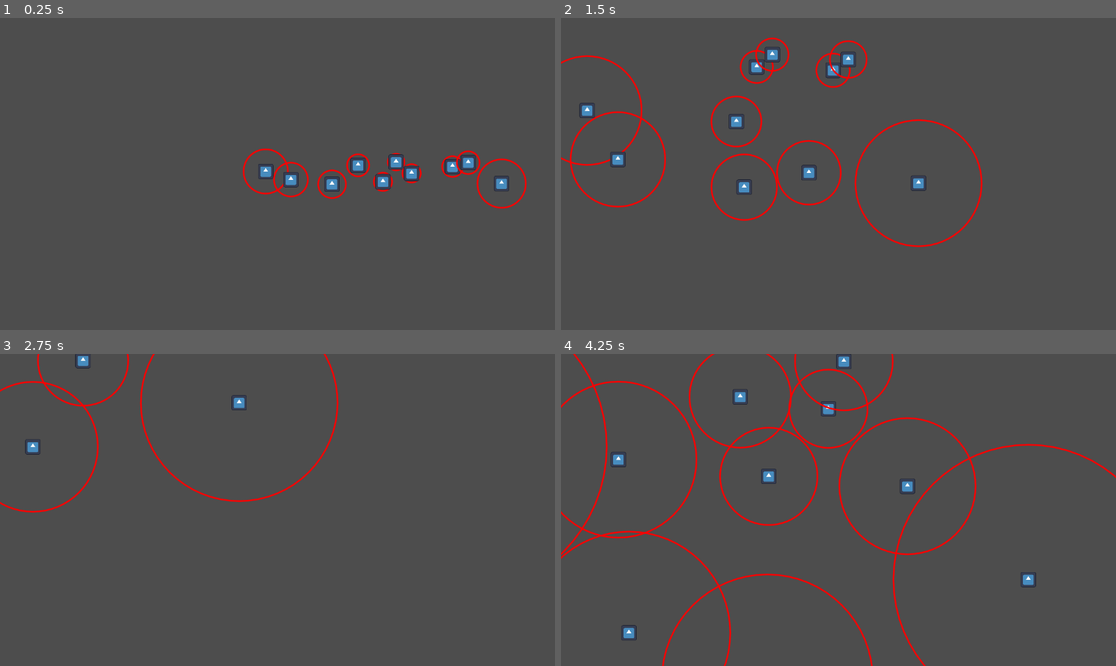
Above: before the commit, frames 1-4 (two rows, left to right).
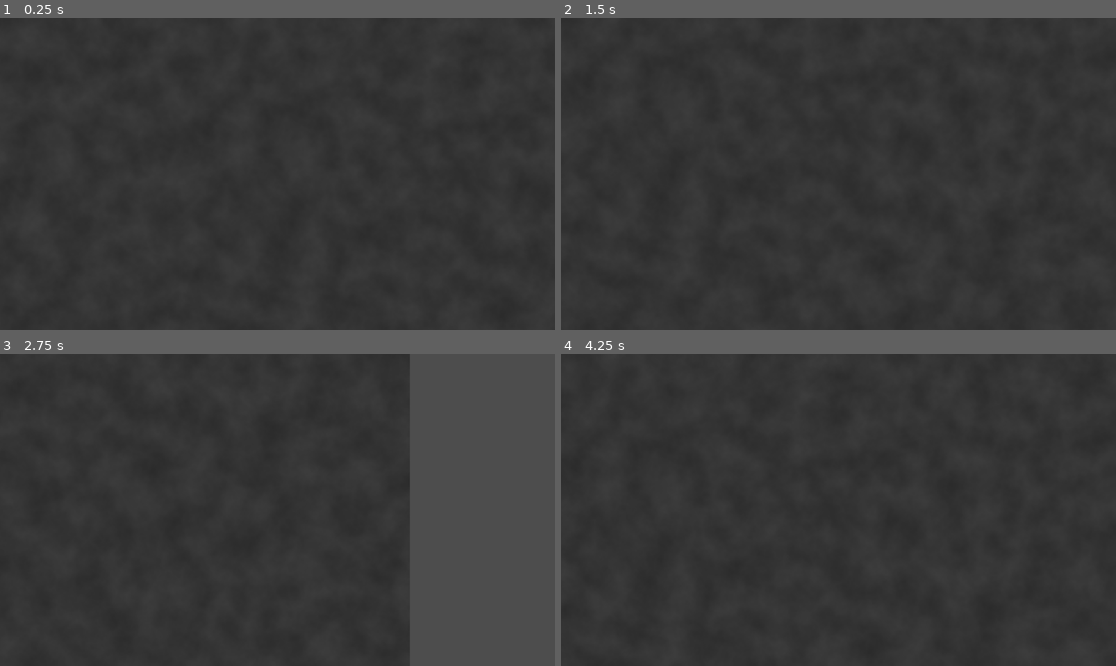
Above: after the commit, the same moments.

Repository: helmasur/conduit_rts
Game: Godot game, scene res://main.tscn
Same seed, same stepped clock (60 frames per second), same inputs: the game is played once before the commit and once after it. The engine's default icon, where the game draws it, is replaced by a stand-in: a white triangle on a blue panel in a dark square.
Inputs (mouse positions are in pixels of both pictures, inside the frame that each line leads up to):
- Up to frame 1 (0.25 s): no input
- Up to frame 2 (1.5 s): move the mouse to (960, 158) at 0.52 s; hold D (move_right) 0.53-1.28 s; click (960, 158) at 0.67 s; move the mouse to (727, 189) at 1.27 s; hold S (move_down) from 1.28 s (still down)
- Up to frame 3 (2.75 s): move the mouse to (333, 441) at 2.02 s; release S (move_down) at 2.03 s; hold D (move_right) from 2.03 s (still down)
- Up to frame 4 (4.25 s): move the mouse to (810, 572) at 2.77 s; release D (move_right) at 2.78 s; hold W (move_up) 2.78-3.53 s; click (810, 572) at 2.92 s; move the mouse to (1005, 556) at 3.52 s; hold A (move_left) from 3.53 s (still down)

The runs differ from the first frame. In frame 1, 58% of the frame differs, in the area x 0-100%, y 0-100%; in frame 2, 59%; in frame 3, 44%; in frame 4, 60%.

Commit message:
toroid wrap first step

Diff:
--- a/camera_2d.gd
+++ b/camera_2d.gd
@@ -48,6 +48,8 @@
 
 	# Flytta kameran
 	position += direction * move_speed * delta
+	global_position = Utils.wrap_position(global_position)
+
 
 func _input(event):
 	if event is InputEventMouseButton and event.pressed:
--- a/main.tscn
+++ b/main.tscn
@@ -1,10 +1,26 @@
-[gd_scene load_steps=3 format=3 uid="uid://4ij7u4ntmvdc"]
+[gd_scene load_steps=6 format=3 uid="uid://4ij7u4ntmvdc"]
 
 [ext_resource type="Script" uid="uid://bpcluqkphkhrp" path="res://main.gd" id="1_h2yge"]
 [ext_resource type="Script" uid="uid://c4vf68rbxq658" path="res://camera_2d.gd" id="2_0xm2m"]
+
+[sub_resource type="Gradient" id="Gradient_0xm2m"]
+colors = PackedColorArray(0.169245, 0.169245, 0.169245, 1, 0.244776, 0.244776, 0.244776, 1)
+
+[sub_resource type="FastNoiseLite" id="FastNoiseLite_h2yge"]
+
+[sub_resource type="NoiseTexture2D" id="NoiseTexture2D_1bvp3"]
+width = 2048
+height = 2048
+color_ramp = SubResource("Gradient_0xm2m")
+noise = SubResource("FastNoiseLite_h2yge")
 
 [node name="Main" type="Node2D"]
 script = ExtResource("1_h2yge")
 
 [node name="Camera2D" type="Camera2D" parent="."]
+position = Vector2(1048, 976)
 script = ExtResource("2_0xm2m")
+
+[node name="Sprite2D" type="Sprite2D" parent="."]
+position = Vector2(1024, 1024)
+texture = SubResource("NoiseTexture2D_1bvp3")
--- a/project.godot
+++ b/project.godot
@@ -14,6 +14,10 @@
 run/main_scene="uid://4ij7u4ntmvdc"
 config/features=PackedStringArray("4.4", "GL Compatibility")
 config/icon="res://icon.svg"
+
+[autoload]
+
+Utils="*res://utils.gd"
 
 [editor]
 
--- a/unit_body.gd
+++ b/unit_body.gd
@@ -17,6 +17,8 @@
 	space = calc_free_space_factor(global_position)
 	queue_redraw()
 	move_and_slide()
+	global_position = Utils.wrap_position(global_position)
+
 
 func _draw():
 	draw_circle(Vector2.ZERO, space, Color.RED, false, 2, true)
@@ -26,14 +28,28 @@
 	velocity = velocity.normalized()
 	velocity *= speed
 
-func calc_free_space_factor(globpos) -> float:
+# Hjälpfunktion för att räkna ut toroidalt avstånd mellan två punkter i en 2048x2048 värld.
+func toroid_distance(p1: Vector2, p2: Vector2, world_size: Vector2) -> float:
+	var dx = abs(p1.x - p2.x)
+	if dx > world_size.x / 2:
+		dx = world_size.x - dx
+	var dy = abs(p1.y - p2.y)
+	if dy > world_size.y / 2:
+		dy = world_size.y - dy
+	return sqrt(dx * dx + dy * dy)
+
+# Funktion för att räkna ut ett "free space factor" baserat på avståndet till andra enheter,
+# anpassat för en toroid värld (2048x2048).
+func calc_free_space_factor(globpos: Vector2) -> float:
 	var fsf = 0.0
-	var group_name = "units"  # Byt ut mot gruppens namn om det är något annat
+	var group_name = "units"  # Ändra till den grupp som innehåller dina enheter
 	var members = get_tree().get_nodes_in_group(group_name)
+	var world_size = Vector2(2048, 2048)
 
 	for member in members:
-		if member != self:  # Undvik att räkna avståndet till sig själv
-			fsf += 1.0 / globpos.distance_to(member.global_position)
+		if member != self:  # Hoppa över oss själva
+			var d = toroid_distance(globpos, member.global_position, world_size)
+			fsf += 1.0 / d
 	fsf = 1.0 / fsf
 	fsf = pow(fsf, 1.5) / 2.0
 	return fsf
--- /dev/null
+++ b/utils.gd
@@ -0,0 +1,16 @@
+extends Node  # Autoload behöver en nod att existera på, även om vi bara använder funktioner
+
+func wrap_position(pos: Vector2) -> Vector2:
+	var world_size = Vector2(2048, 2048)
+
+	if pos.x < 0:
+		pos.x += world_size.x
+	elif pos.x >= world_size.x:
+		pos.x -= world_size.x
+
+	if pos.y < 0:
+		pos.y += world_size.y
+	elif pos.y >= world_size.y:
+		pos.y -= world_size.y
+
+	return pos
Not shown, added: utils.gd.uid
